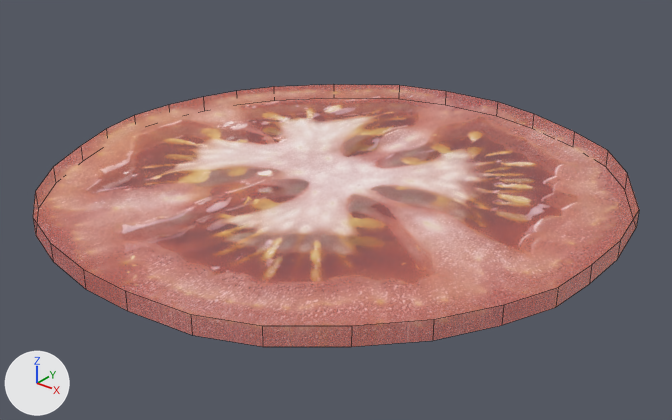
The FBX model CookingSimulatorVR/Assets/Models/Burger/Tomato.fbx as it was, and as the next commit left it.
Before and after are seen from a 50 mm camera at (0.351, -0.434, 0.242) aimed at (0.009, -0.006, -0.023). The axes (+X, +Y, +Z) are drawn at lower left. The lights are the same throughout. Mesh edges are drawn as thin lines. Where no turn or scale is listed for an object, it has been applied to the vertices.

The first picture shows 'Плоскость'.
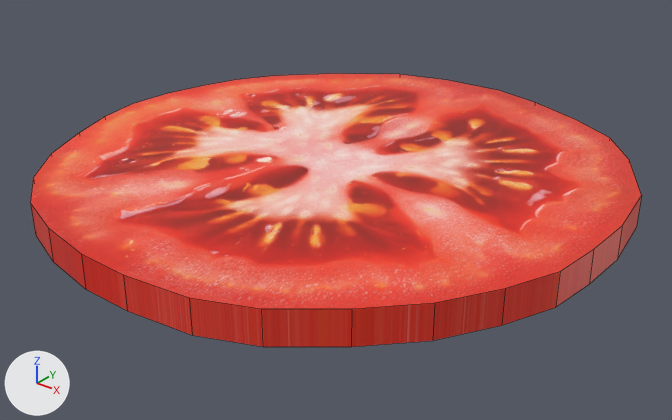
Where the newer file only moved an object's origin or applied its transform, the numbers keep the older frame.

What the commit changed:
Picture 'Tomato.png' (img_tomato_png) is now built by load_image('Tomato.png', 'Textures/Tomato.png', 1024, 977, 'sRGB') instead of load_image('Tomato.png', 'Textures/Tomato.png', 1024, 977, 'Non-Color').
Material 'Материал.001' (mat_материал_001) is new.
Its texture is img_tomato_png (with its transparency).
me_плоскость has 60 vertices, 32 faces and spans x -0.182..0.187, y -0.183..0.187, z -0.012..0.0.
me_плоскость is used by ob_плоскость; location (0.0, 0.0, 0.0).
me_плоскость no longer uses material mat_материал.
me_плоскость part 1: the whole mesh is scaled about its middle by (1, 1, 1.78), then moved by (0.0, 0.0, 0.005).
me_плоскость now uses material mat_материал_001 (picture img_tomato_png).

What differs and where, as boxes [x1, y1, x2, y2] in the pictures (672 x 420 px; the box of a moved part takes in the faces that stretch with it):
'Плоскость', surface changed, recoloured, mesh rescaled
    before: [34, 85, 623, 346]
    after: [30, 74, 642, 347]
part 1 of me_плоскость, moved or reshaped
    before: [34, 85, 623, 343]
    after: [30, 74, 642, 347]
